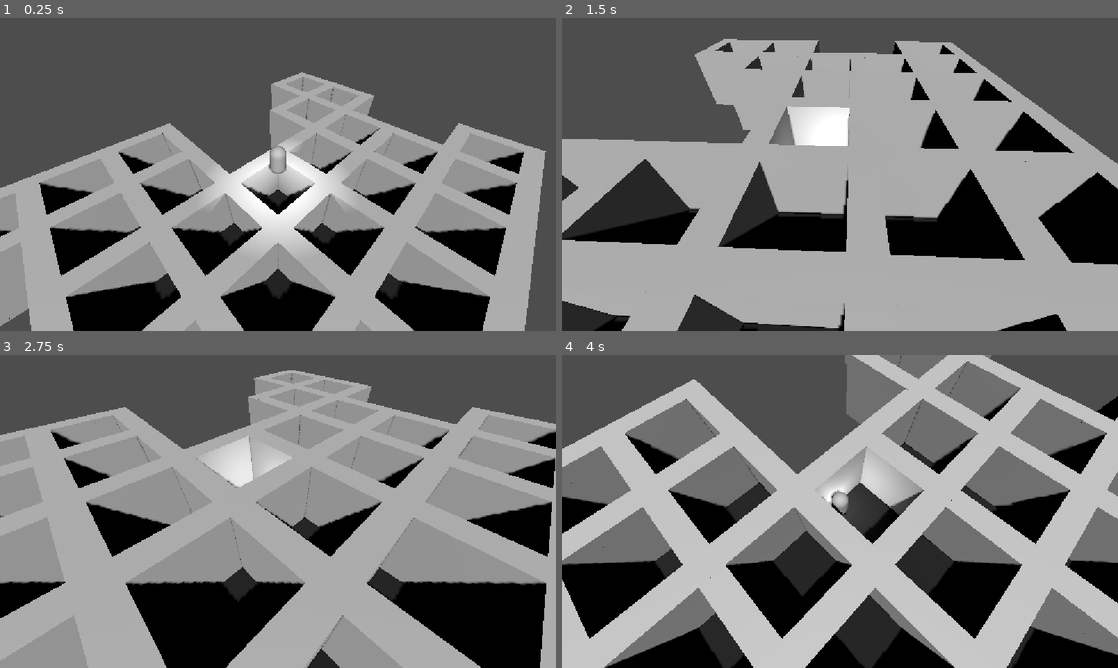
Above: before the commit, frames 1-4 (two rows, left to right).
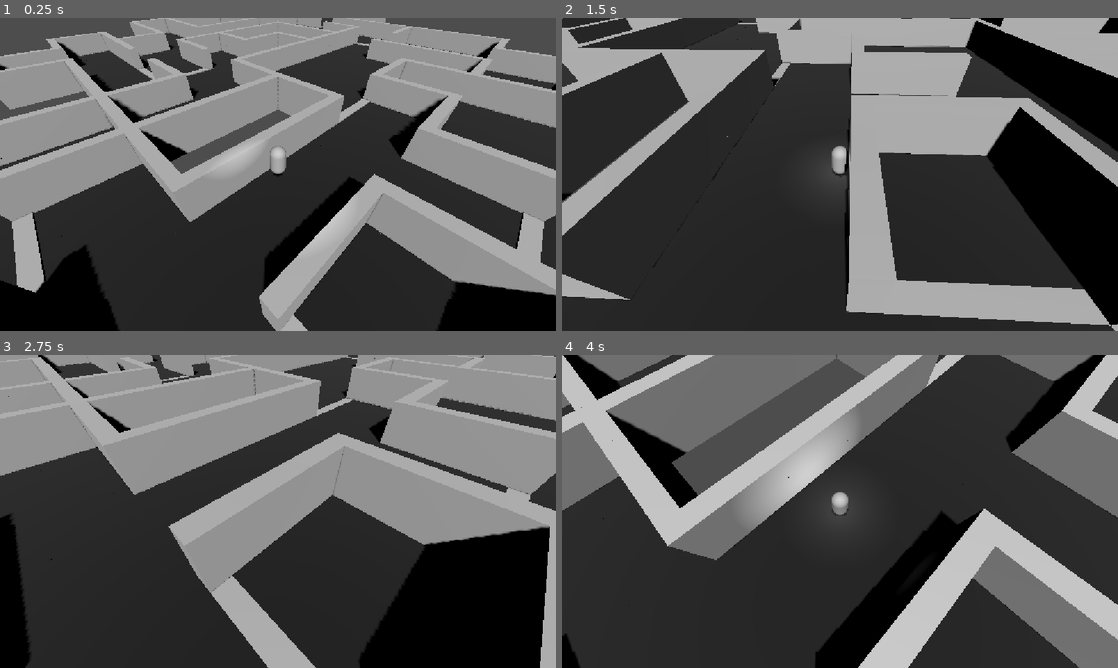
Above: after the commit, the same moments.

Repository: TotsllyRandom/Arc-Knights
Game: Godot game, scene res://Scenes/dungeon.tscn
The game is run twice, just before and just after one commit, with the same random seed, the same clock (stepped at 60 frames per second) and the same inputs.
Inputs (mouse positions are in pixels of both pictures, inside the frame that each line leads up to):
- Up to frame 1 (0.25 s): no input
- Up to frame 2 (1.5 s): tap Enter at 0.5 s; move the mouse to (962, 158) at 0.52 s; hold D (Player_Move_Right) 0.53-1.28 s; tap Down (Player_Camera_Down) at 0.6 s; click (962, 158) at 0.67 s; tap Space (Player_Jump) at 0.77 s; move the mouse to (728, 190) at 1.27 s; hold S (Player_Move_Down) from 1.28 s (still down); tap Left (Player_Camera_Left) at 1.35 s
- Up to frame 3 (2.75 s): tap Space (Player_Jump) at 1.52 s; move the mouse to (333, 442) at 2.02 s; release S (Player_Move_Down) at 2.03 s; hold D (Player_Move_Right) from 2.03 s (still down); tap Right (Player_Camera_Right) at 2.1 s
- Up to frame 4 (4 s): move the mouse to (812, 574) at 2.77 s; release D (Player_Move_Right) at 2.78 s; hold W (Player_Move_Up) 2.78-3.53 s; tap Up (Player_Camera_Up) at 2.85 s; click (812, 574) at 2.92 s; tap Space (Player_Jump) at 3.02, 3.77 s; move the mouse to (1006, 558) at 3.52 s; hold A (Player_Move_Left) from 3.53 s (still down); tap Alt at 3.6 s

The runs differ from the first frame. In frame 1, 83% of the frame differs, in the area x 0-100%, y 0-100%; in frame 2, 71%; in frame 3, 73%; in frame 4, 79%.

Commit message:
Final Basics

Diff:
--- a/Scripts/dungeon.gd
+++ b/Scripts/dungeon.gd
@@ -7,7 +7,7 @@
 var sects = []
 
 var max_room := 7
-var max_strand := 5
+var max_strand := 20
 
 var room_data = []
 
@@ -92,7 +92,24 @@
 				make_sect(sect["pos"])
 		current_sect += 1
 
-	print(sects)
+	for sect in range(len(sects)):
+		var new_doors = [0,0,0,0,]
+		var pos = sects[sect]["pos"]
+		var room = sects[sect]["room"]
+
+		if sects[get_sect(Vector2i(pos.x-1,pos.y))]["room"] != room || get_sect(Vector2i(pos.x-1,pos.y)) == -1:
+			new_doors[0] = 1
+		if sects[get_sect(Vector2i(pos.x,pos.y-1))]["room"] != room || get_sect(Vector2i(pos.x,pos.y-1)) == -1:
+			new_doors[1] = 1
+		if sects[get_sect(Vector2i(pos.x+1,pos.y))]["room"] != room || get_sect(Vector2i(pos.x+1,pos.y)) == -1:
+			new_doors[2] = 1
+		if sects[get_sect(Vector2i(pos.x,pos.y+1))]["room"] != room || get_sect(Vector2i(pos.x,pos.y+1)) == -1:
+			new_doors[3] = 1
+
+		if sects[sect]["doors"] != []:
+			for door in sects[sect]["doors"]:
+				new_doors[door] = 2
+		sects[sect]["doors"] = new_doors
 
 	tilemap = RoomMaker.make_empty_map(sects)
 	for sect in sects:
@@ -142,7 +159,11 @@
 				if room_data[new_sect["room"]] >= max_room:
 					new_sect["room"] = len(room_data)
 					room_data.append(0)
-					new_sect["doors"].append(door)
+					var new_door = door + 2
+					if new_door >= 4:
+						new_door -= 4
+					sects[sect_num]["doors"].append(door)
+					new_sect["doors"].append(new_door)
 				room_data[new_sect["room"]] += 1
 				new_sect["strand"] = sect["strand"] + 1
 				sects.append(new_sect)
--- a/Scripts/globals/RoomMaker.gd
+++ b/Scripts/globals/RoomMaker.gd
@@ -1,6 +1,6 @@
 extends Node
 
-var sect_size := 3
+var sect_size := 7
 var min_pos := Vector2i(0,0)
 var max_pos := Vector2i(0,0)
 
@@ -29,8 +29,31 @@
 			var target_y = starting_pos.y + y
 			var target_x = starting_pos.x + x
 
-			if x == 0 || y == 0 || x == sect_size + 1 || y == sect_size + 1:
-				tilemap[target_y][target_x] = "W"
-			else:
-				tilemap[target_y][target_x] = "H"
+			tilemap[target_y][target_x] = "H"
+
+			if x == 0 && sect["doors"][0] != 0:
+				if tilemap[target_y][target_x] != "W":
+					if sect["doors"][0] == 1:
+						tilemap[target_y][target_x] = "W"
+					else:
+						tilemap[target_y][target_x] = "D"
+			if y == 0 && sect["doors"][1] != 0:
+				if tilemap[target_y][target_x] != "W":
+					if sect["doors"][1] == 1:
+						tilemap[target_y][target_x] = "W"
+					else:
+						tilemap[target_y][target_x] = "D"
+			if x == sect_size + 1 && sect["doors"][2] != 0:
+				if tilemap[target_y][target_x] != "W":
+					if sect["doors"][2] == 1:
+						tilemap[target_y][target_x] = "W"
+					else:
+						tilemap[target_y][target_x] = "D"
+			if y == sect_size + 1 && sect["doors"][3] != 0:
+				if tilemap[target_y][target_x] != "W":
+					if sect["doors"][3] == 1:
+						tilemap[target_y][target_x] = "W"
+					else:
+						tilemap[target_y][target_x] = "D"
+
 	return tilemap
--- a/project.godot
+++ b/project.godot
@@ -29,11 +29,13 @@
 Player_Camera_Left={
 "deadzone": 0.2,
 "events": [Object(InputEventKey,"resource_local_to_scene":false,"resource_name":"","device":-1,"window_id":0,"alt_press …(195 unchanged characters)…
+, Object(InputEventKey,"resource_local_to_scene":false,"resource_name":"","device":-1,"window_id":0,"alt_pressed":false,"shift_pressed":false,"ctrl_pressed":false,"meta_pressed":false,"pressed":false,"keycode":0,"physical_keycode":81,"key_label":0,"unicode":113,"location":0,"echo":false,"script":null)
 ]
 }
 Player_Camera_Right={
 "deadzone": 0.2,
 "events": [Object(InputEventKey,"resource_local_to_scene":false,"resource_name":"","device":-1,"window_id":0,"alt_press …(195 unchanged characters)…
+, Object(InputEventKey,"resource_local_to_scene":false,"resource_name":"","device":-1,"window_id":0,"alt_pressed":false,"shift_pressed":false,"ctrl_pressed":false,"meta_pressed":false,"pressed":false,"keycode":0,"physical_keycode":69,"key_label":0,"unicode":101,"location":0,"echo":false,"script":null)
 ]
 }
 Player_Camera_Up={
